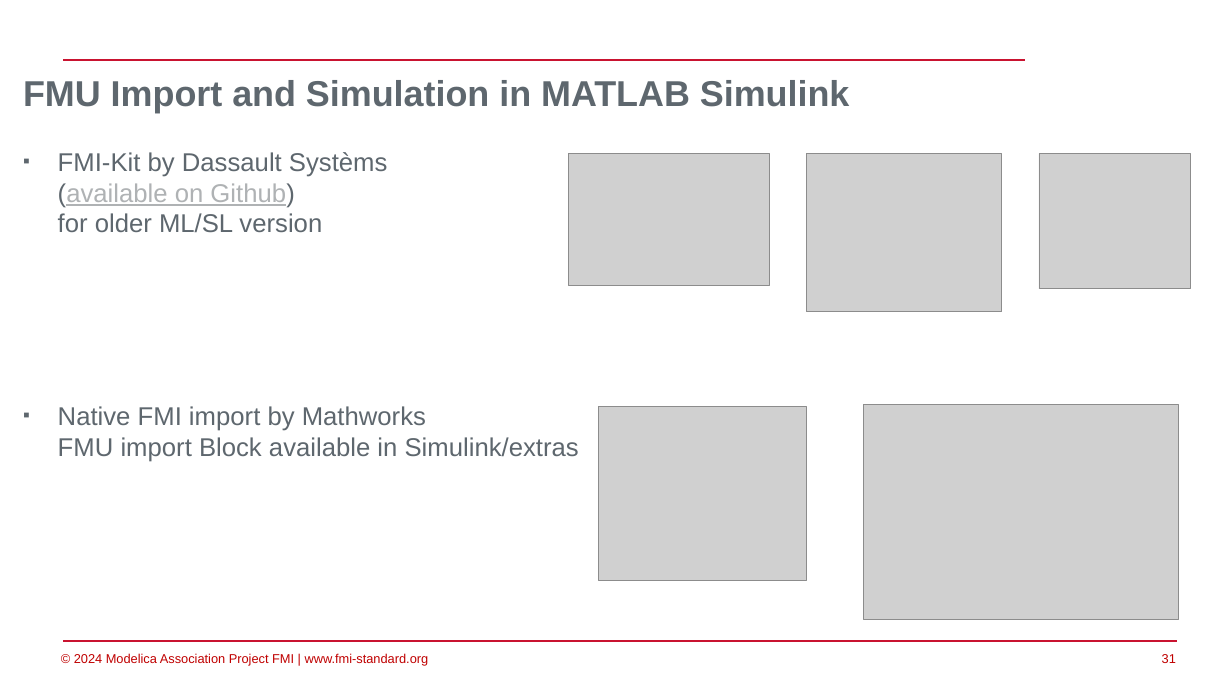
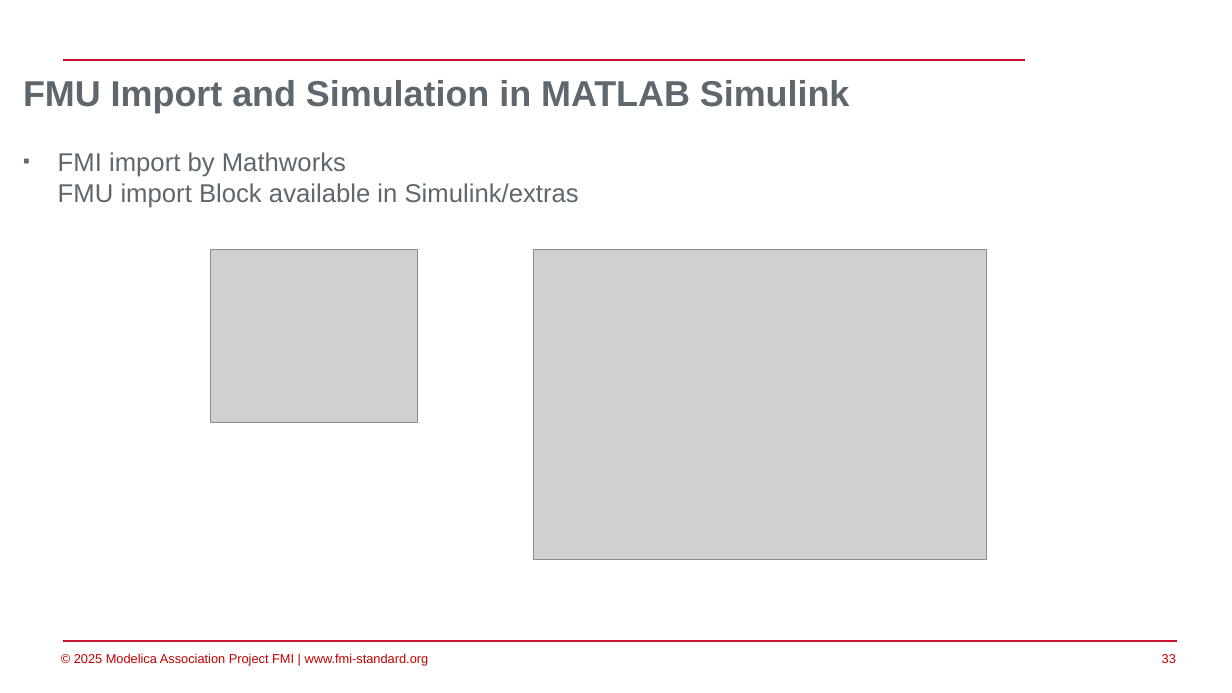
Before and after one commit to modelica/fmi-beginners-tutorial-2025, a slide deck: slide 33 of part1/Introduction-to-FMI.pptx (slide 31 before the commit). Drawn at 1232x693 pixels with LibreOffice and Linux fonts; fonts in the diff are those of the drawing; grey boxes stand for pictures; background and template pictures are left out. Boxes give left, top, right and bottom in pixels: in the first picture for what was removed or moved away, otherwise in the second. Text is boxed around its words. In the diff, an @@ line names an element or a change of style, - is before the commit and + after.

```diff
--- a/part1/Introduction-to-FMI.pptx
+++ b/part1/Introduction-to-FMI.pptx
@@ text at <box>58,152,579,208</box>: text changed @@
-▪ FMI-Kit by Dassault Systèms
-  (available on Github)
-  for older ML/SL version
-▪ Native FMI import by Mathworks
-  FMU import Block available in Simulink/extras
+▪ FMI import by Mathworks
+  FMU import Block available in Simulink/extras
@@ picture removed at <box>568,153,769,286</box> @@
@@ picture removed at <box>806,153,1002,311</box> @@
@@ picture removed at <box>1039,153,1190,288</box> @@
@@ picture: place and size @@
-picture at <box>599,407,806,580</box>
+picture at <box>211,250,418,423</box>
@@ picture: place and size @@
-picture at <box>864,404,1178,619</box>
+picture at <box>533,250,987,560</box>
@@ text at <box>74,653,429,666</box>: text changed @@
-© 2024 Modelica Association Project FMI | www.fmi-standard.org
+© 2025 Modelica Association Project FMI | www.fmi-standard.org
@@ page number at <box>1162,654,1176,663</box>: text changed @@
-31
+33
```
Also in this commit, not shown: 30 other slides changed, 2 slides added, 4 other files.
